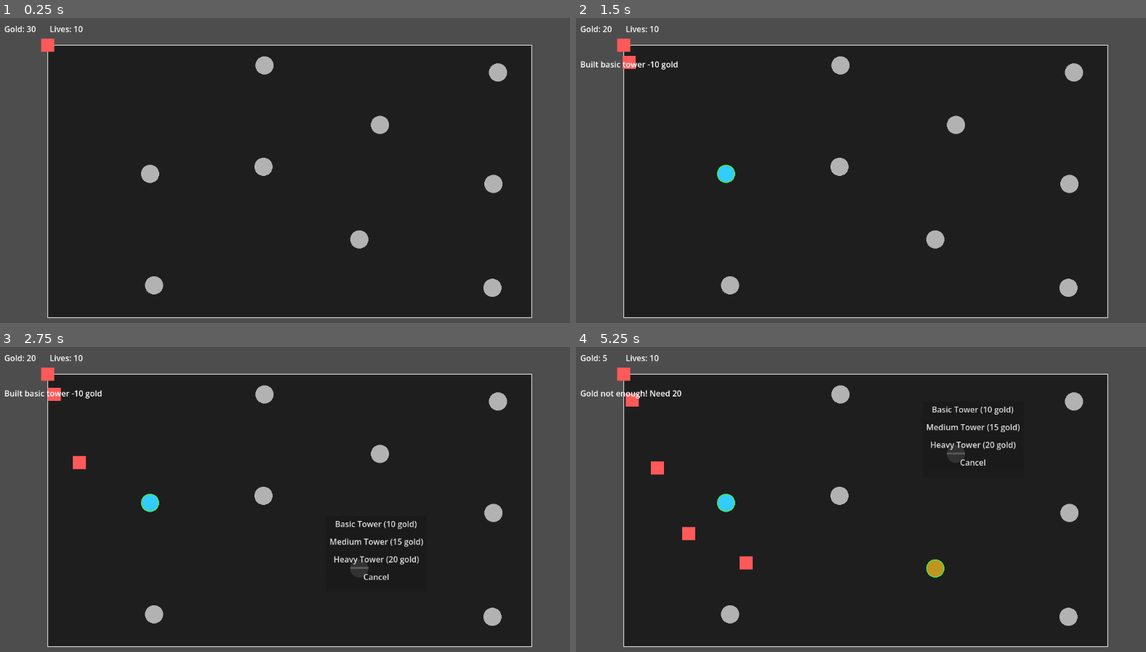
Above: before the commit, frames 1-4 (two rows, left to right).
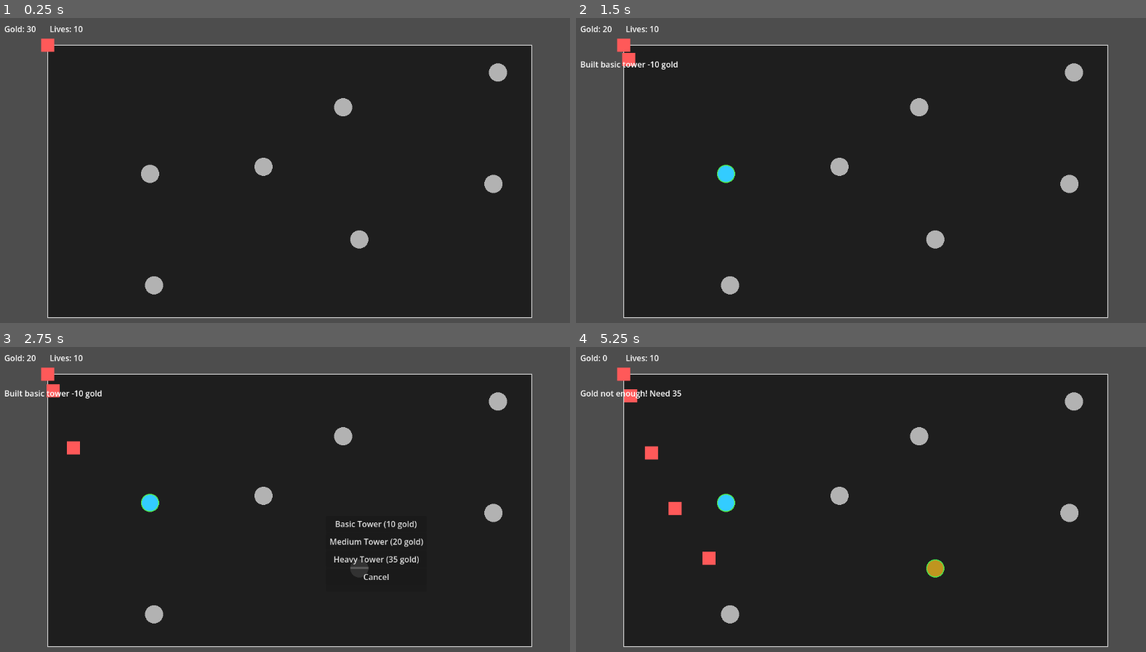
Above: after the commit, the same moments.

Repository: AbstrAct404/Game_Design_Week2-Characteristics-of-Games-and-Depth
Game: Godot game, scene res://Main.tscn
Two runs of this game, one before a commit and one after it. Both use one fixed random seed, a clock stepped at 60 frames per second and the inputs below.
Inputs (mouse positions are in pixels of both pictures, inside the frame that each line leads up to):
- Up to frame 1 (0.25 s): no input
- Up to frame 2 (1.5 s): tap Enter at 0.5 s; move the mouse to (724, 173) at 0.52 s; tap R at 0.6 s; click (724, 173) at 0.67 s; click "Basic Tower (10 gold)" at 1.25 s
- Up to frame 3 (2.75 s): move the mouse to (359, 569) at 2.02 s; tap R at 2.1 s; click (359, 569) at 2.17 s
- Up to frame 4 (5.25 s): click "Medium Tower (15 gold)" (after the commit: "Medium Tower (20 gold)") at 2.75 s; move the mouse to (838, 496) at 3.52 s; tap R at 3.6, 5.1 s; click (838, 496) at 3.67 s; click "Heavy Tower (20 gold)" (after the commit: "Heavy Tower (35 gold)") at 4.25 s; move the mouse to (957, 453) at 5.02 s; click (957, 453) at 5.17 s

The runs differ from the first frame. In frame 1, 0.6% of the frame differs, in the area x 44-89%, y 12-92%; in frame 2, 0.7%; in frame 3, 0.9%; in frame 4, 1.8%, in the area x 4-89%, y 2-92%.

Commit message:
Difficulty and minor tweaks

Diff:
--- a/characteristics-of-games-and-depth/Boss.gd
+++ b/characteristics-of-games-and-depth/Boss.gd
@@ -1,25 +1,22 @@
 extends CharacterBody2D
 @export var max_hp: int = 50
-@export var speed: float = 80.0
+@export var speed: float = 120.0
 @export var gold_reward: int = 25
 var hp: int
 var path: Path2D
 var progress: float = 0.0
 signal reached_goal(enemy)
 signal died(enemy)
-
 func _ready() -> void:
 	name = "Boss"
 	hp = max_hp
 	print("Boss spawned with HP: ", hp, " at position: ", global_position)
 	queue_redraw()
-
 func setup(p: Path2D) -> void:
 	path = p
 	progress = 0.0
 	global_position = path.curve.sample_baked(progress)
 	print("Boss setup complete at position: ", global_position)
-
 func _physics_process(delta: float) -> void:
 	if path == null:
 		return
@@ -36,7 +33,6 @@
 		queue_free()
 		return
 	global_position = path.curve.sample_baked(progress)
-
 func take_damage(dmg: int) -> void:
 	hp -= dmg
 	print("Boss took %d damage! HP: %d / %d" % [dmg, hp, max_hp])
@@ -44,10 +40,8 @@
 		print("Boss defeated!")
 		emit_signal("died", self)
 		queue_free()
-
 @export var enemy_size: float = 40.0
 @export var enemy_color: Color = Color(0.8, 0.1, 0.8)
-
 func _draw() -> void:
 	var s = enemy_size
 	draw_rect(Rect2(Vector2(-s/2.0, -s/2.0), Vector2(s, s)), enemy_color)
--- a/characteristics-of-games-and-depth/Enemy.gd
+++ b/characteristics-of-games-and-depth/Enemy.gd
@@ -1,22 +1,19 @@
 extends CharacterBody2D
 @export var max_hp: int = 10
-@export var speed: float = 120.0
+@export var speed: float = 100.0
 @export var gold_reward: int = 5  # Gold given on death
 var hp: int
 var path: Path2D
 var progress: float = 0.0
 signal reached_goal(enemy)
 signal died(enemy)  # Signal when enemy dies
-
 func _ready() -> void:
 	hp = max_hp
 	queue_redraw()
-
 func setup(p: Path2D) -> void:
 	path = p
 	progress = 0.0
 	global_position = path.curve.sample_baked(progress)
-
 func _physics_process(delta: float) -> void:
 	if path == null:
 		return
@@ -27,13 +24,11 @@
 		queue_free()
 		return
 	global_position = path.curve.sample_baked(progress)
-
 func take_damage(dmg: int) -> void:
 	hp -= dmg
 	if hp <= 0:
 		emit_signal("died", self)  # Emit only when dead
 		queue_free()
-
 @export var enemy_size: float = 26.0
 @export var enemy_color: Color = Color(1.0, 0.35, 0.35)
 func _draw() -> void:
--- a/characteristics-of-games-and-depth/Main.gd
+++ b/characteristics-of-games-and-depth/Main.gd
@@ -10,6 +10,7 @@
 var lives: int
 var selected_spot = null
 var game_won: bool = false
+var game_over: bool = false
 
 @onready var towers_root: Node2D = $Towers
 @onready var ui_hint: Label = $UI/Notifications
@@ -20,8 +21,8 @@
 
 # Tower costs
 const BASIC_COST = 10
-const MEDIUM_COST = 15
-const HEAVY_COST = 20
+const MEDIUM_COST = 20
+const HEAVY_COST = 35
 
 var tower_selector: Control = null
 
@@ -29,6 +30,9 @@
 	gold = start_gold
 	lives = start_lives
 	_update_ui()
+
+	# Allow this node to process input even when paused
+	process_mode = Node.PROCESS_MODE_ALWAYS
 
 	for spot in $BuildSpots.get_children():
 		spot.clicked.connect(_on_build_spot_clicked)
@@ -51,6 +55,12 @@
 	cam.limit_right = int(world_rect.position.x + world_rect.size.x)
 	cam.limit_bottom = int(world_rect.position.y + world_rect.size.y)
 	debug_check_path_inside_world()
+
+func _input(event: InputEvent) -> void:
+	# Check for R key press for restart
+	if (game_over or game_won) and event is InputEventKey:
+		if event.keycode == KEY_R and event.pressed and not event.echo:
+			_restart_game()
 
 func _on_build_spot_clicked(spot) -> void:
 	if game_won:
@@ -166,8 +176,10 @@
 	_hint("Life -1")
 	_update_ui()
 	if lives <= 0:
+		game_over = true
+		spawner.stop_spawning()  # Stop spawner properly
 		_clear_game_entities()
-		_hint("Game Over - You Lost!")
+		_hint("Game Over - You Lost! Press R to Restart")
 		get_tree().paused = true
 
 func _on_enemy_died(enemy) -> void:
@@ -179,7 +191,7 @@
 func _on_all_waves_completed() -> void:
 	game_won = true
 	_clear_game_entities()
-	_hint("VICTORY! You defeated all waves!")
+	_hint("VICTORY! You defeated all waves! Press R to Restart")
 	print("Player has won the game!")
 	# Optional: pause the game or show a victory screen
 	# get_tree().paused = true
@@ -214,6 +226,11 @@
 
 	print("All game entities cleared from screen")
 
+func _restart_game() -> void:
+	print("Restarting game...")
+	get_tree().paused = false
+	get_tree().reload_current_scene()
+
 func _hint(msg: String) -> void:
 	ui_hint.text = msg
 
--- a/characteristics-of-games-and-depth/Main.tscn
+++ b/characteristics-of-games-and-depth/Main.tscn
@@ -53,19 +53,13 @@
 position = Vector2(428, 241)
 
 [node name="BuiltSpot4" parent="BuildSpots" unique_id=1408821210 instance=ExtResource("4_3dxm6")]
-position = Vector2(659, 158)
+position = Vector2(586, 123)
 
 [node name="BuiltSpot5" parent="BuildSpots" unique_id=1366219606 instance=ExtResource("4_3dxm6")]
 position = Vector2(884, 275)
 
-[node name="BuiltSpot6" parent="BuildSpots" unique_id=253273040 instance=ExtResource("4_3dxm6")]
-position = Vector2(430, 40)
-
 [node name="BuiltSpot7" parent="BuildSpots" unique_id=1663204466 instance=ExtResource("4_3dxm6")]
 position = Vector2(893, 54)
-
-[node name="BuiltSpot8" parent="BuildSpots" unique_id=1058318223 instance=ExtResource("4_3dxm6")]
-position = Vector2(882, 481)
 
 [node name="BuiltSpot9" parent="BuildSpots" unique_id=982245654 instance=ExtResource("4_3dxm6")]
 position = Vector2(211, 476)
--- a/characteristics-of-games-and-depth/Spawner.gd
+++ b/characteristics-of-games-and-depth/Spawner.gd
@@ -1,11 +1,11 @@
 extends Node
 @export var enemy_scene: PackedScene
 @export var boss_scene: PackedScene
-@export var enemies_per_normal_wave: int = 5
+@export var enemies_per_normal_wave: int = 7
 @export var normal_waves_before_boss: int = 5
 @export var boss_cycles: int = 3
 @export var spawn_interval: float = 1.2
-@export var wave_delay: float = 1.5
+@export var wave_delay: float = 0.2
 
 @onready var main = get_tree().current_scene
 @onready var path: Path2D = main.get_node("Path2D")
@@ -21,6 +21,7 @@
 var all_spawned: bool = false
 var waiting_for_wave_clear: bool = false
 var enemies_alive_in_wave: int = 0
+var game_stopped: bool = false
 
 signal all_waves_completed
 
@@ -28,6 +29,10 @@
 	_start_next_wave()
 
 func _process(delta: float) -> void:
+	# Don't process if game is stopped
+	if game_stopped:
+		return
+
 	# Handle delay between waves
 	if waiting_for_next_wave:
 		wave_delay_timer += delta
@@ -78,14 +83,22 @@
 
 func _spawn_enemy() -> void:
 	var is_boss_wave = (current_wave >= normal_waves_before_boss)
-	var scene_to_spawn = boss_scene if is_boss_wave else enemy_scene
 
-	if scene_to_spawn == null:
+	if enemy_scene == null or (is_boss_wave and boss_scene == null):
 		print("ERROR: Enemy scene not set!")
 		is_spawning = false
 		return
 
-	var enemies_to_spawn = 1 if is_boss_wave else enemies_per_normal_wave
+	# For boss waves: spawn 1 boss + 5 regular enemies = 6 total
+	# For first wave ever: spawn 5 enemies
+	# For normal waves: spawn enemies_per_normal_wave (15)
+	var enemies_to_spawn = 0
+	if is_boss_wave:
+		enemies_to_spawn = 6
+	elif current_wave == 0 and current_cycle == 0:
+		enemies_to_spawn = 5  # First wave only has 5 enemies
+	else:
+		enemies_to_spawn = enemies_per_normal_wave  # All other normal waves have 15
 
 	if spawned_in_wave >= enemies_to_spawn:
 		is_spawning = false
@@ -93,6 +106,14 @@
 		waiting_for_wave_clear = true
 		print("All %d enemies spawned. Enemies alive: %d. Waiting for wave clear..." % [enemies_to_spawn, enemies_alive_in_wave])
 		return
+
+	# Determine which scene to spawn
+	var scene_to_spawn = null
+	if is_boss_wave:
+		# First spawn is the boss, rest are regular enemies
+		scene_to_spawn = boss_scene if spawned_in_wave == 0 else enemy_scene
+	else:
+		scene_to_spawn = enemy_scene
 
 	var e = scene_to_spawn.instantiate()
 	enemies_root.add_child(e)
@@ -107,12 +128,19 @@
 	spawned_in_wave += 1
 	enemies_alive_in_wave += 1
 
-	print("Spawned enemy %d/%d (alive in wave: %d)" % [spawned_in_wave, enemies_to_spawn, enemies_alive_in_wave])
+	var enemy_type = "Boss" if scene_to_spawn == boss_scene else "Enemy"
+	print("Spawned %s %d/%d (alive in wave: %d)" % [enemy_type, spawned_in_wave, enemies_to_spawn, enemies_alive_in_wave])
 
 func _on_enemy_removed(_enemy) -> void:
 	# Just decrement counter, don't call main handlers (they're already connected)
 	enemies_alive_in_wave -= 1
 	print("Enemy removed! Remaining in wave: %d" % enemies_alive_in_wave)
+
+func stop_spawning() -> void:
+	game_stopped = true
+	is_spawning = false
+	waiting_for_next_wave = false
+	print("Spawner stopped")
 
 func _end_wave() -> void:
 	print("=== _end_wave called ===")
--- a/characteristics-of-games-and-depth/Tower.tscn
+++ b/characteristics-of-games-and-depth/Tower.tscn
@@ -8,7 +8,9 @@
 
 [node name="Tower" type="Node2D" unique_id=118933422]
 script = ExtResource("1_arn3v")
+fire_interval = 0.7
 bullet_scene = ExtResource("2_bn6qc")
+bullet_speed = 1200.0
 
 [node name="Range" type="Area2D" parent="." unique_id=2111852724]
 collision_mask = 3
--- a/characteristics-of-games-and-depth/TowerHeavy.tscn
+++ b/characteristics-of-games-and-depth/TowerHeavy.tscn
@@ -8,8 +8,9 @@
 
 [node name="Tower" type="Node2D" unique_id=1514839312]
 script = ExtResource("1_d5ma5")
-fire_interval = 0.2
+fire_interval = 0.3
 bullet_scene = ExtResource("2_b2h7p")
+bullet_damage = 2
 bullet_speed = 2000.0
 tower_color = Color(0.96486753, 0.5738662, 0.8882173, 1)
 
--- a/characteristics-of-games-and-depth/TowerMedium.tscn
+++ b/characteristics-of-games-and-depth/TowerMedium.tscn
@@ -8,9 +8,8 @@
 
 [node name="Tower" type="Node2D" unique_id=85861754]
 script = ExtResource("1_eg287")
-fire_interval = 0.3
+fire_interval = 0.5
 bullet_scene = ExtResource("2_m60hs")
-bullet_damage = 2
 bullet_speed = 1500.0
 tower_color = Color(0.75025874, 0.5837412, 0.12088887, 1)
 
--- a/characteristics-of-games-and-depth/TowerSelector.gd
+++ b/characteristics-of-games-and-depth/TowerSelector.gd
@@ -1,5 +1,4 @@
 extends Control
-
 signal tower_selected(tower_type)
 signal cancelled
 signal upgrade_selected(upgrade_to_type)
@@ -36,9 +35,9 @@
 func _update_button_text_for_build() -> void:
 	basic_btn.text = "Basic Tower (10 gold)"
 	basic_btn.disabled = false
-	medium_btn.text = "Medium Tower (15 gold)"
+	medium_btn.text = "Medium Tower (20 gold)"
 	medium_btn.disabled = false
-	heavy_btn.text = "Heavy Tower (20 gold)"
+	heavy_btn.text = "Heavy Tower (35 gold)"
 	heavy_btn.disabled = false
 
 func _update_button_text_for_upgrade(tower_type: String) -> void:
@@ -46,16 +45,16 @@
 		"basic":
 			basic_btn.text = "Already Basic"
 			basic_btn.disabled = true
-			medium_btn.text = "Upgrade to Medium (15 gold)"
+			medium_btn.text = "Upgrade to Medium (20 gold)"
 			medium_btn.disabled = false
-			heavy_btn.text = "Upgrade to Heavy (20 gold)"
+			heavy_btn.text = "Upgrade to Heavy (35 gold)"
 			heavy_btn.disabled = false
 		"medium":
 			basic_btn.text = "Cannot Downgrade"
 			basic_btn.disabled = true
 			medium_btn.text = "Already Medium"
 			medium_btn.disabled = true
-			heavy_btn.text = "Upgrade to Heavy (20 gold)"
+			heavy_btn.text = "Upgrade to Heavy (35 gold)"
 			heavy_btn.disabled = false
 		"heavy":
 			basic_btn.text = "Max Level"
